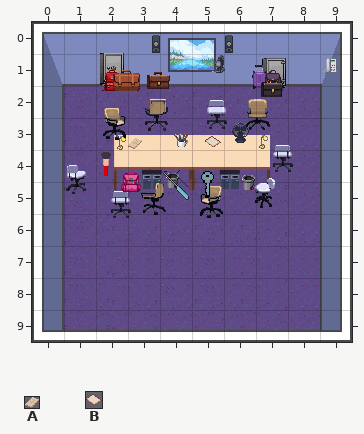
A Tiled map (JSON) gets an edit: public/break_escape/assets/rooms/room_meeting.tmj. Above, as it was before the edit.
Cells are 32x32 px. Shown: x 0..9, y 0..9. Not drawn, because the pictures are missing: unchanged layer "doors".
Key: from "objects": A 97 "notes3", B 189 "notes1".
Objects are placed by their top-left corner, in cells (3,4 is the top-left corner of cell 3,4); size is 1x1 cell unless given.
Layers that did not change in this view are not listed.
Objects on layer "conditional_table_items" before:
A "notes3" at 3,3.6 size 0.4x0.3
B "notes1" at 5.4,3.5 size 0.5x0.5
After:
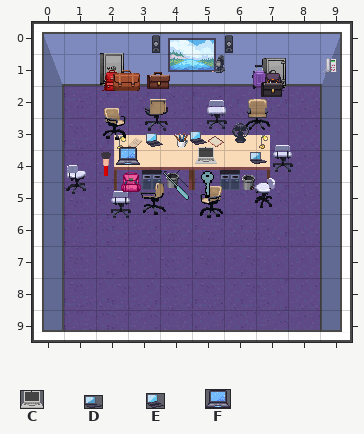
Further tiles: from "objects": C 214 "laptop7", D 215 "laptop6", E 216 "laptop5", F 219 "laptop2".
The edit:
Layer "conditional_table_items":
added: E "laptop5" at 4.9,3.4 size 0.5x0.4
added: E "laptop5" at 3.6,3.5 size 0.5x0.4
added: C "laptop7" at 5.1,3.9 size 0.7x0.5
added: D "laptop6" at 6.8,4.1 size 0.5x0.4
added: F "laptop2" at 2.6,3.9 size 0.8x0.6
Where, in picture pixels (left, top, right, bottom), the same in both pictures:
added: (190, 131, 217, 164)
added: (146, 133, 163, 147)
added: (116, 147, 140, 165)
added: (250, 152, 267, 164)
